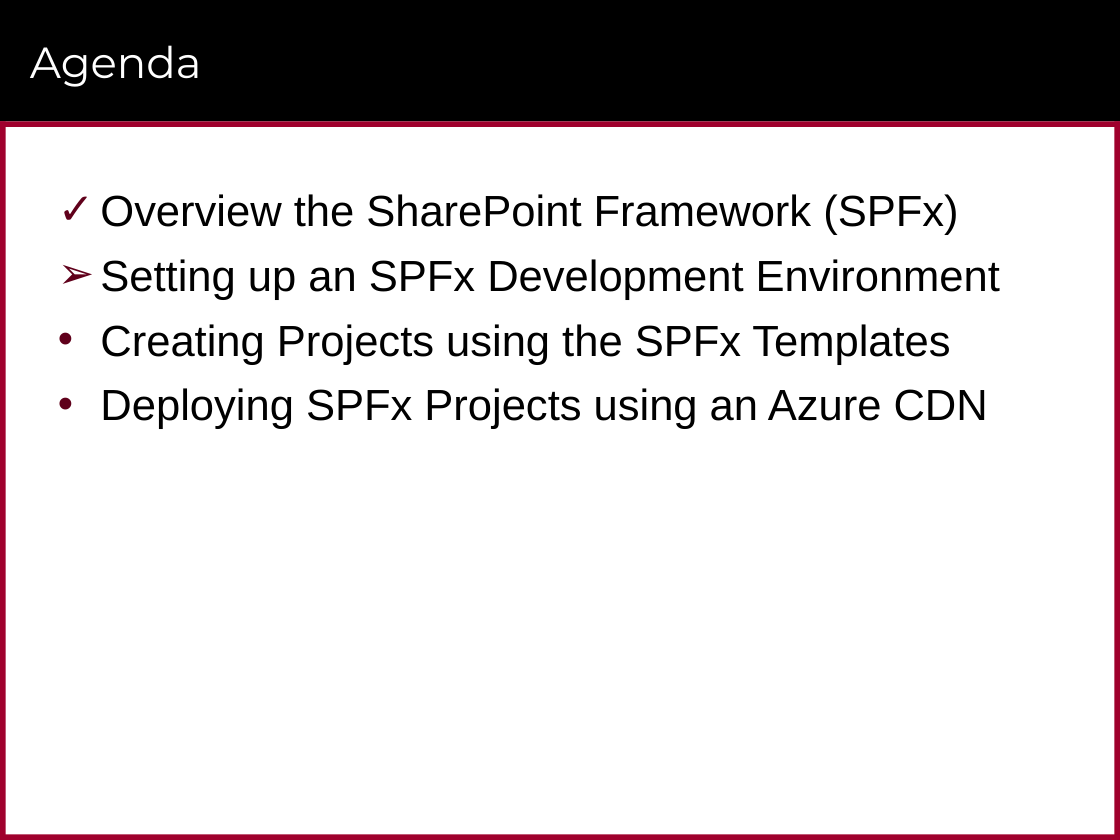
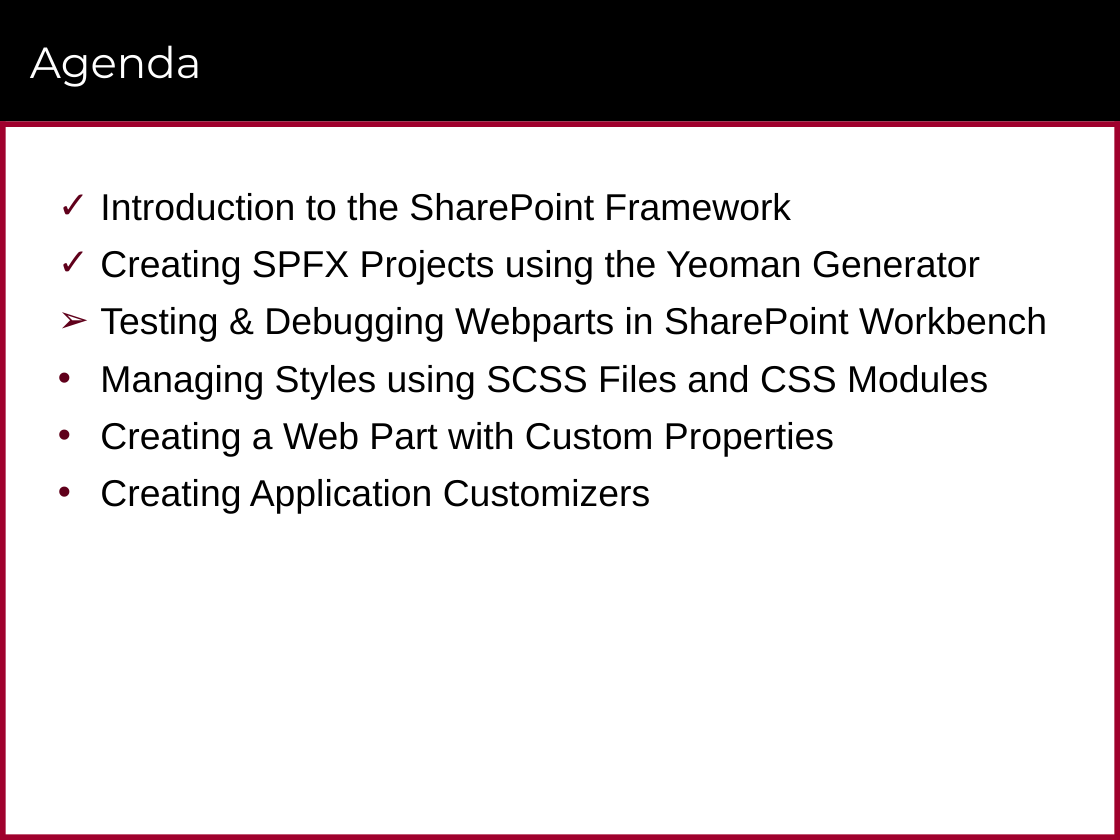
Before and after one commit to CriticalPathTraining/MSD365_Courseware, a slide deck: slide 15 of 04 SharePointFramework.pptx (slide 7 before the commit). Drawn at 1120x840 pixels with LibreOffice and Linux fonts; fonts in the diff are those of the drawing; background and template pictures are left out. Boxes give left, top, right and bottom in pixels: in the first picture for what was removed or moved away, otherwise in the second. Text is boxed around its words. In the diff, an @@ line names an element or a change of style, - is before the commit and + after.

```diff
--- a/04 SharePointFramework.pptx
+++ b/04 SharePointFramework.pptx
@@ text at (x1=100, y1=193, x2=1047, y2=514): text changed; size 28 to 24 pt @@
-✓ Overview the SharePoint Framework (SPFx)
-➢ Setting up an SPFx Development Environment
-• Creating Projects using the SPFx Templates
-• Deploying SPFx Projects using an Azure CDN
+✓ Introduction to the SharePoint Framework
+✓ Creating SPFX Projects using the Yeoman Generator
+➢ Testing & Debugging Webparts in SharePoint Workbench
+• Managing Styles using SCSS Files and CSS Modules
+• Creating a Web Part with Custom Properties
+• Creating Application Customizers
```
Also in this commit, not shown: 7 other slides changed, 15 slides added, 10 slides removed, 4 other files.
